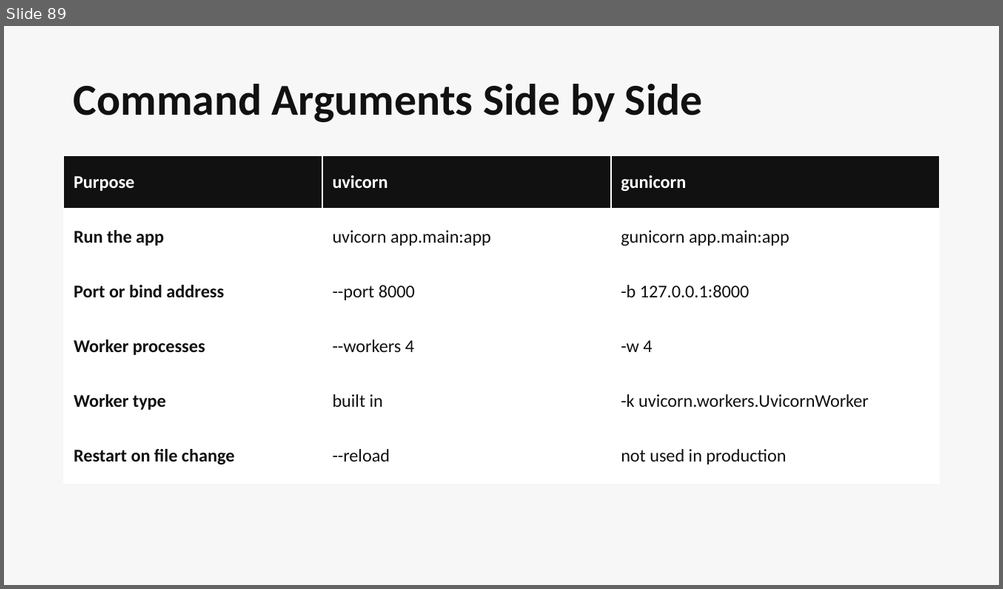
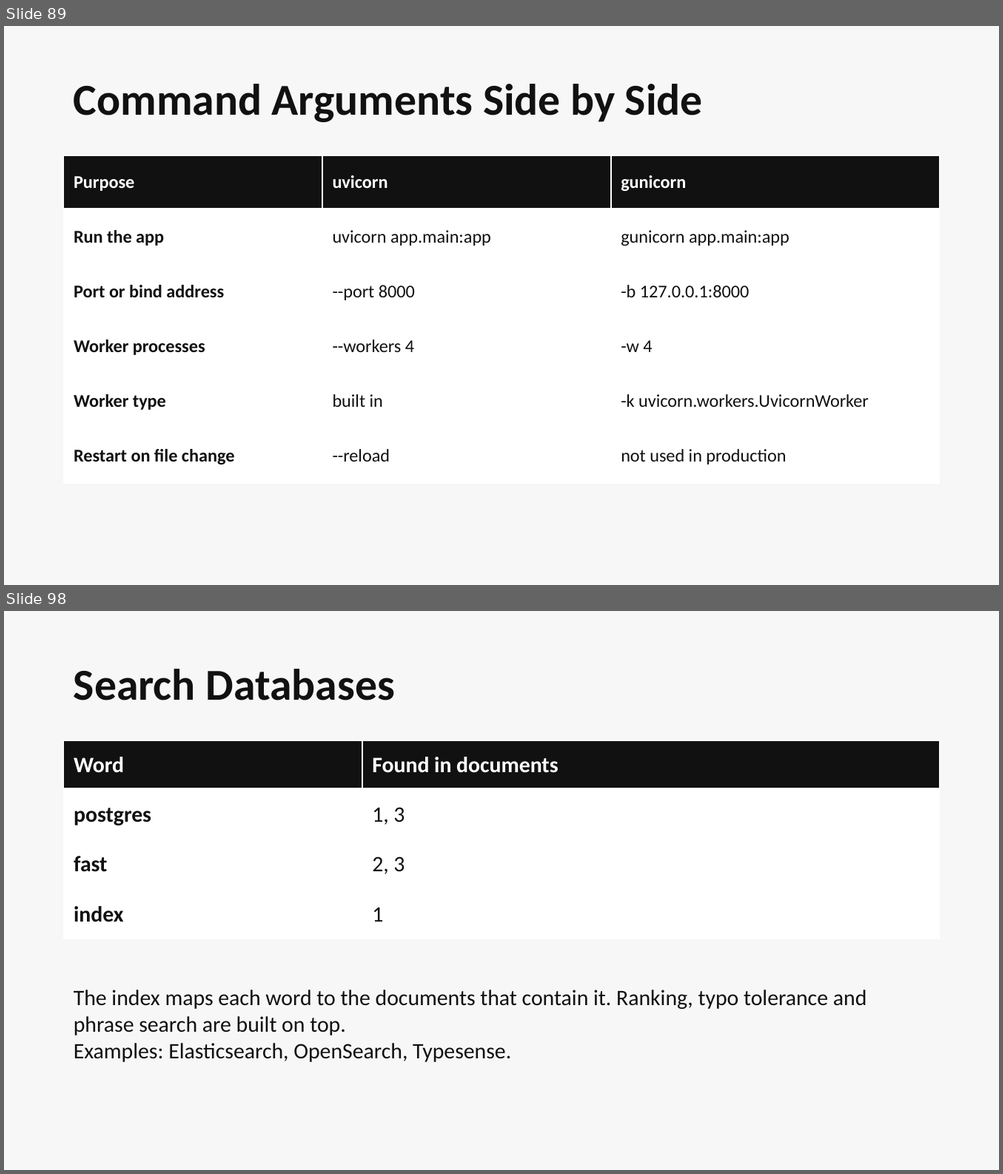
Before and after one commit to tusharvaswani714/backend-course, a slide deck: backend-course.pptx. Shown one above the other, each under a label of ours: slide 89 before the commit, slides 89 and 98 after it; the slides between them are not shown. The pictures are 1003x589 and 1003x1174 pixels, drawn with LibreOffice and Linux fonts; fonts in the diff are those of the drawing. Boxes give left, top, right and bottom in pixels: in the first picture for what was removed or moved away, otherwise in the second. Text is boxed around its words. In the diff, an @@ line names an element or a change of style, - is before the commit and + after.

```diff
--- a/backend-course.pptx
+++ b/backend-course.pptx
@@ slide 98 added at <box>4,611,999,1170</box>, background #F7F7F7 @@
@@ text added at <box>74,669,394,701</box>, 32 pt, text #111111, bold @@
+Search Databases
@@ table added at <box>64,741,939,940</box>, 4 rows, 2 columns @@
+Word | Found in documents
+postgres | 1, 3
+fast | 2, 3
+index | 1
@@ text added at <box>74,990,867,1062</box>, 16 pt, text #111111 @@
+The index maps each word to the documents that contain it. Ranking, typo tolerance and phrase search are built on top.
+Examples: Elasticsearch, OpenSearch, Typesense.
```
Also in this commit, not shown: 1 slide changed, 70 other slides added, 2 other files.
